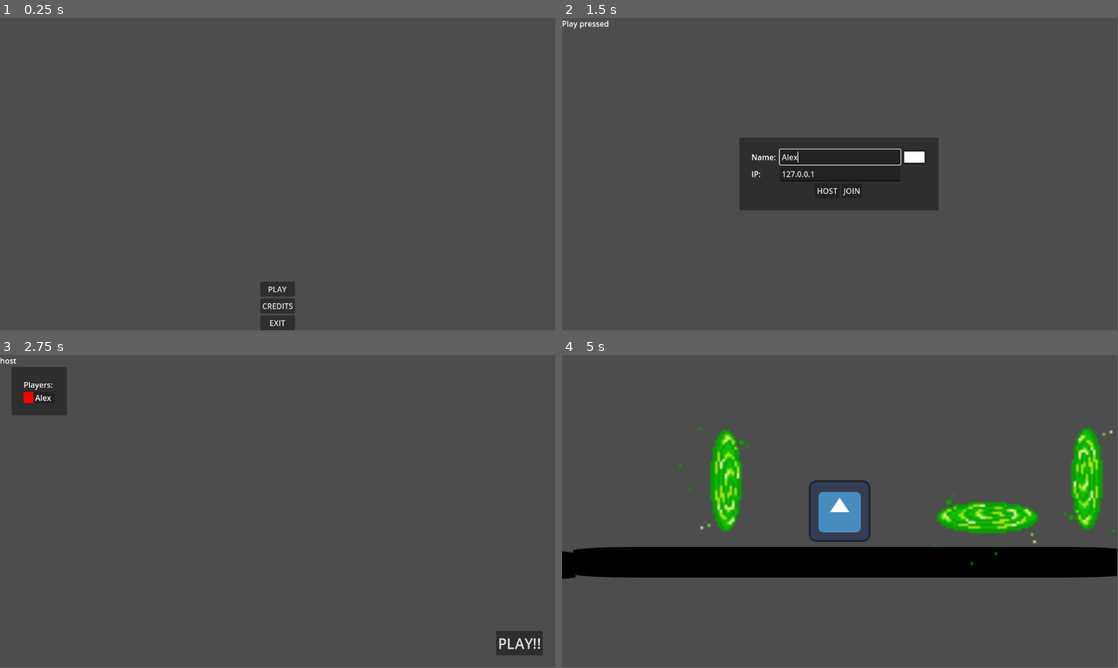
Above: before the commit, frames 1-4 (two rows, left to right).
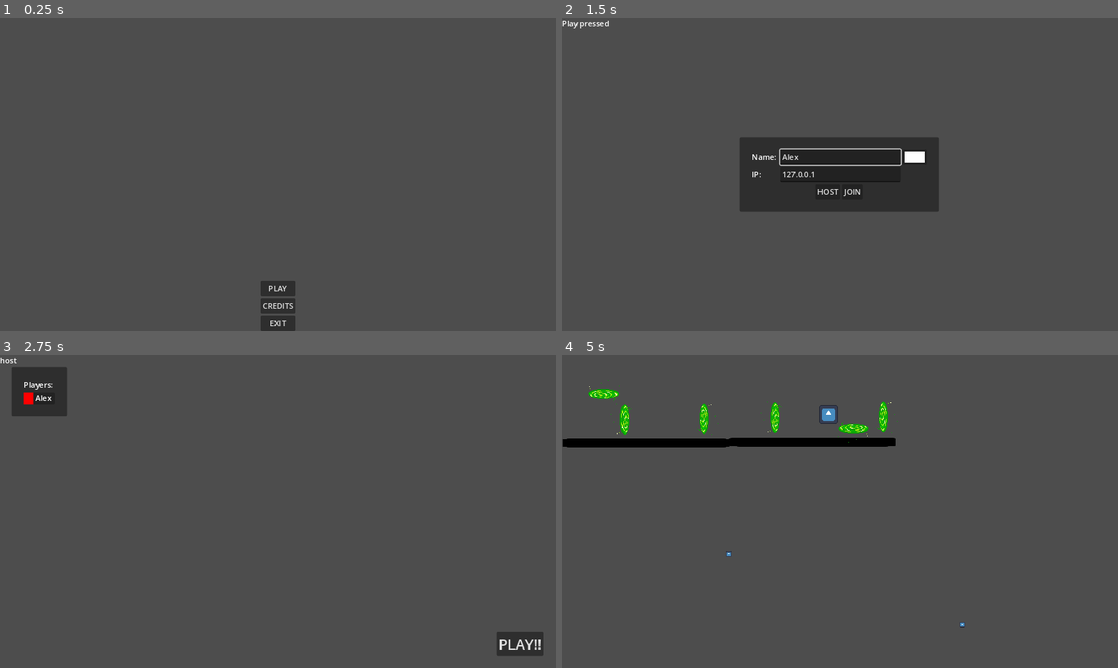
Above: after the commit, the same moments.

Repository: letoro99/CC5409-Taller-Multi
Game: Godot game, scene res://scenes/mainScreen.tscn
Same seed, same stepped clock (60 frames per second), same inputs: the game is played once before the commit and once after it. The engine's default icon, where the game draws it, is replaced by a stand-in: a white triangle on a blue panel in a dark square.
Inputs (mouse positions are in pixels of both pictures, inside the frame that each line leads up to):
- Up to frame 1 (0.25 s): no input
- Up to frame 2 (1.5 s): click "PLAY" at 0.5 s; click (840, 155) at 1.27 s; type "Alex" at 1.35 s
- Up to frame 3 (2.75 s): click "HOST" at 2 s
- Up to frame 4 (5 s): click "PLAY!!" at 2.75 s; move the mouse to (962, 495) at 3.52 s; hold D (move_right) from 3.53 s (still down); click (962, 495) at 3.6 s; tap W (jump) at 3.77, 4.52 s; move the mouse to (728, 527) at 4.27 s; click (728, 527) at 4.35 s
The window is 799x449 before the commit and 800x450 after it. Grey fills any space a smaller window leaves; there, only what the larger window draws over its background counts as a difference.

The runs differ from the first frame. In frame 1, 0.2% of the frame differs, in the area x 47-54%, y 84-100%; in frame 2, 0.7%; in frame 3, 0.3%; in frame 4, 18%, in the area x 0-100%, y 8-88%.
Error before the commit: Cannot call method 'get_unique_id' on a null value. (res://scenes/menus/lobbyScreen.gd:105)
Error after the commit: Cannot call method 'get_unique_id' on a null value. (res://scenes/menus/lobbyScreen.gd:111)

Commit message:
add Elias's multiplayer code

Diff:
--- a/project.godot
+++ b/project.godot
@@ -18,6 +18,11 @@
 [autoload]
 
 Debug="*res://scripts/Debug.gd"
+Game="*res://scripts/Game.gd"
+
+[display]
+
+window/stretch/mode="canvas_items"
 
 [input]
 
@@ -41,3 +46,7 @@
 "events": [Object(InputEventMouseButton,"resource_local_to_scene":false,"resource_name":"","device":-1,"window_id":0,"a …(241 unchanged characters)…
 ]
 }
+
+[rendering]
+
+textures/canvas_textures/default_texture_filter=0
--- a/scenes/game/characters/character.gd
+++ b/scenes/game/characters/character.gd
@@ -1,3 +1,4 @@
+class_name Character
 extends CharacterBody2D
 
 # Constants
@@ -13,6 +14,11 @@
 # Character Variable
 var directionMove : Vector2
 var angleVelocity : float = 0.0
+var initialPosition : Vector2
+
+func _ready():
+	Debug.print(name)
+	set_multiplayer_authority(name.to_int())
 
 func _handle_movement_input() -> void:
 	directionMove = Vector2.ZERO
@@ -31,7 +37,8 @@
 		get_tree().root.get_node("main").add_child(element)
 
 func _handle_inputs() -> void:
-	_handle_movement_input()
+	if is_multiplayer_authority():
+		_handle_movement_input()
 
 func transportate(in_portal: Portal, out_portal: Portal):
 	global_position = out_portal.global_position
@@ -40,28 +47,36 @@
 		velocity = out_portal.normal_portal * magnitude
 
 func _physics_process(delta):
-	_handle_inputs()
+	if is_multiplayer_authority():
+		print(self.global_position)
+		_handle_inputs()
 
-	# Add the gravity.
-	if not is_on_floor():
-		velocity.y += gravity * delta
+		# Add the gravity.
+		if not is_on_floor():
 
-	# Handle Jump.
-	if is_on_floor() and directionMove.y != 0:
-		velocity.y = JUMP_VELOCITY
+			velocity.y += gravity * delta
 
-	# Using only the horizontal velocity, sample towards the input.
-	var hvel = velocity
-	var target = directionMove * SPEED
-	var acceleration
-	hvel.y = 0
-	if directionMove.dot(hvel) > 0:
-		acceleration = ACCELERATION
-	else:
-		acceleration = DECELERATION
+		# Handle Jump.
+		if is_on_floor() and directionMove.y != 0:
+			velocity.y = JUMP_VELOCITY
 
-	hvel = hvel.lerp(target, acceleration * delta)
-	velocity.x = hvel.x
-	set_velocity(velocity)
+		# Using only the horizontal velocity, sample towards the input.
+		var hvel = velocity
+		var target = directionMove * SPEED
+		var acceleration
+		hvel.y = 0
+		if directionMove.dot(hvel) > 0:
+			acceleration = ACCELERATION
+		else:
+			acceleration = DECELERATION
+		hvel = hvel.lerp(target, acceleration * delta)
+		velocity.x = hvel.x
+		set_velocity(velocity)
 
-	move_and_slide()
+		move_and_slide()
+
+		rpc("send_position",  self.global_position)
+
+@rpc("unreliable_ordered")
+func send_position(vector: Vector2) -> void:
+	global_position = vector
--- a/scenes/game/characters/character.tscn
+++ b/scenes/game/characters/character.tscn
@@ -15,5 +15,3 @@
 
 [node name="CollisionShape2D" type="CollisionShape2D" parent="."]
 shape = SubResource("CapsuleShape2D_phuia")
-
-[node name="Camera2D" type="Camera2D" parent="."]
--- /dev/null
+++ b/scenes/game/main.gd
@@ -0,0 +1,17 @@
+extends Node2D
+
+@export var _player_scene : PackedScene
+@onready var _players = $Players
+@onready var _spawners = $Spawner
+
+# Called when the node enters the scene tree for the first time.
+func _ready():
+	if is_multiplayer_authority():
+		Game._players.sort()
+		for i in Game._players.size():
+			var id = Game._players[i]
+			var player : Character = _player_scene.instantiate()
+			player.name = str(id)
+			var spawner = _spawners.get_child(i)
+			player.global_position = spawner.global_position
+			_players.add_child(player)
--- a/scenes/game/main.tscn
+++ b/scenes/game/main.tscn
@@ -1,6 +1,7 @@
-[gd_scene load_steps=5 format=3 uid="uid://db2u68ln3gbvr"]
+[gd_scene load_steps=6 format=3 uid="uid://db2u68ln3gbvr"]
 
 [ext_resource type="Texture2D" uid="uid://28o033rodqwi" path="res://icon.svg" id="1_rb0hy"]
+[ext_resource type="Script" path="res://scenes/game/main.gd" id="1_v2exs"]
 [ext_resource type="PackedScene" uid="uid://cgmsb2w2b8xoq" path="res://scenes/game/characters/character.tscn" id="2_x0e3i"]
 [ext_resource type="PackedScene" uid="uid://v607igbkkayu" path="res://scenes/game/portals/portal.tscn" id="3_va0dv"]
 
@@ -8,6 +9,8 @@
 size = Vector2(1159, 74)
 
 [node name="main" type="Node2D"]
+script = ExtResource("1_v2exs")
+_player_scene = ExtResource("2_x0e3i")
 
 [node name="StaticBody2D4" type="StaticBody2D" parent="."]
 position = Vector2(1723, 604)
@@ -33,44 +36,61 @@
 scale = Vector2(9, 0.5)
 texture = ExtResource("1_rb0hy")
 
-[node name="character" parent="." instance=ExtResource("2_x0e3i")]
-position = Vector2(576, 413)
+[node name="Players" type="Node2D" parent="."]
 
-[node name="portal" parent="." node_paths=PackedStringArray("another_portal") instance=ExtResource("3_va0dv")]
+[node name="Spawner" type="Node2D" parent="."]
+
+[node name="1stSpawner" type="Marker2D" parent="Spawner"]
+position = Vector2(710, 403)
+
+[node name="2ndSpawner" type="Marker2D" parent="Spawner"]
+position = Vector2(1681, 390)
+
+[node name="MultiplayerSpawner" type="MultiplayerSpawner" parent="."]
+_spawnable_scenes = PackedStringArray("res://scenes/game/characters/character.tscn")
+spawn_path = NodePath("../Players")
+
+[node name="Portals" type="Node" parent="."]
+
+[node name="portal" parent="Portals" node_paths=PackedStringArray("another_portal") instance=ExtResource("3_va0dv")]
 position = Vector2(428, 448)
 another_portal = NodePath("../portal2")
 metadata/_edit_group_ = true
 
-[node name="portal2" parent="." node_paths=PackedStringArray("another_portal") instance=ExtResource("3_va0dv")]
+[node name="portal2" parent="Portals" node_paths=PackedStringArray("another_portal") instance=ExtResource("3_va0dv")]
 position = Vector2(280, 274)
 rotation = 1.5708
 another_portal = NodePath("../portal")
 normal_portal = Vector2(0, 1)
 metadata/_edit_group_ = true
 
-[node name="portal3" parent="." node_paths=PackedStringArray("another_portal") instance=ExtResource("3_va0dv")]
+[node name="portal3" parent="Portals" node_paths=PackedStringArray("another_portal") instance=ExtResource("3_va0dv")]
 position = Vector2(2211, 431)
 rotation = 3.14159
 another_portal = NodePath("../portal4")
 normal_portal = Vector2(-1, 0)
 metadata/_edit_group_ = true
 
-[node name="portal4" parent="." node_paths=PackedStringArray("another_portal") instance=ExtResource("3_va0dv")]
+[node name="portal4" parent="Portals" node_paths=PackedStringArray("another_portal") instance=ExtResource("3_va0dv")]
 position = Vector2(2007, 509)
 rotation = -1.5708
 another_portal = NodePath("../portal3")
 normal_portal = Vector2(0, -1)
 metadata/_edit_group_ = true
 
-[node name="portal5" parent="." node_paths=PackedStringArray("another_portal") instance=ExtResource("3_va0dv")]
+[node name="portal5" parent="Portals" node_paths=PackedStringArray("another_portal") instance=ExtResource("3_va0dv")]
 position = Vector2(972, 443)
 rotation = 3.14159
 another_portal = NodePath("../portal6")
 normal_portal = Vector2(-1, 0)
 metadata/_edit_group_ = true
 
-[node name="portal6" parent="." node_paths=PackedStringArray("another_portal") instance=ExtResource("3_va0dv")]
+[node name="portal6" parent="Portals" node_paths=PackedStringArray("another_portal") instance=ExtResource("3_va0dv")]
 position = Vector2(1467, 435)
 rotation = -1.45435e-05
 another_portal = NodePath("../portal5")
 metadata/_edit_group_ = true
+
+[node name="Camera2D" type="Camera2D" parent="."]
+position = Vector2(1913, 1083)
+zoom = Vector2(0.3, 0.3)
--- a/scenes/menus/lobbyScreen.gd
+++ b/scenes/menus/lobbyScreen.gd
@@ -1,8 +1,8 @@
 extends MarginContainer
 
 
-const MAX_PLAYERS = 2
-const PORT = 5409
+const MAX_PLAYERS = 4
+const PORT = 5000
 
 @onready var user = $Start/MarginContainer/Start/GridContainer/User
 @onready var color_name = $Start/MarginContainer/Start/GridContainer/ColorName
@@ -34,11 +34,16 @@
 
 	play.pressed.connect(_on_play_pressed)
 
+	Game.upnp_completed.connect(_on_upnp_completed)
+
+func _on_upnp_completed(status) -> void:
+	print(status)
 
 func _on_host_pressed() -> void:
 	Debug.print("host")
 	var peer = ENetMultiplayerPeer.new()
-	peer.create_server(PORT, MAX_PLAYERS)
+	var err = peer.create_server(PORT, MAX_PLAYERS)
+	print(err)
 	multiplayer.multiplayer_peer = peer
 	start.hide()
 	_add_player(user.text, color_name.get_picker().color, multiplayer.get_unique_id())
@@ -48,7 +53,8 @@
 func _on_join_pressed() -> void:
 	Debug.print("join")
 	var peer = ENetMultiplayerPeer.new()
-	peer.create_client(ip.text, PORT)
+	var err = peer.create_client(ip.text, PORT)
+	print(err)
 	multiplayer.multiplayer_peer = peer
 	start.hide()
 	_add_player(user.text, color_name.get_picker().color, multiplayer.get_unique_id())
@@ -74,7 +80,7 @@
 func _on_server_disconnected() -> void:
 	print("server_disconnected")
 
-func _add_player(name: String, color: Color, id: int):
+func _add_player(nameString: String, color: Color, id: int):
 	var container = HBoxContainer.new()
 	var label = Label.new()
 	var colorRect = ColorRect.new()
@@ -83,17 +89,17 @@
 	colorRect.custom_minimum_size  = Vector2(20, 0)
 	container.name = str(id)
 	label.modulate = color
-	label.text = name
+	label.text = nameString
 	container.add_child(colorRect)
 	container.add_child(label)
 	players_list.add_child(container)
+	Game._players.append(id)
 
 @rpc("any_peer", "reliable")
 func send_info(info: Dictionary) -> void:
-	var name = info.name
 	var color_name = info.color_name
 	var id = multiplayer.get_remote_sender_id()
-	_add_player(name, color_name, id)
+	_add_player(info.name, color_name, id)
 
 func _paint_ready(id: int) -> void:
 	for child in players_list.get_children():
--- /dev/null
+++ b/scripts/Game.gd
@@ -0,0 +1,31 @@
+extends Node
+
+var _players : Array = []
+var _thread = null
+
+signal upnp_completed(error)
+
+const PORT = 5000
+
+func _upnp_setup(server_port):
+	# UPNP queries take some time.
+	var upnp = UPNP.new()
+	var err = upnp.discover()
+
+	if err != OK:
+		push_error(str(err))
+		emit_signal("upnp_completed", err)
+		return
+
+	if upnp.get_gateway() and upnp.get_gateway().is_valid_gateway():
+		upnp.add_port_mapping(server_port, server_port, ProjectSettings.get_setting("application/config/name"), "UDP")
+		upnp.add_port_mapping(server_port, server_port, ProjectSettings.get_setting("application/config/name"), "TCP")
+		emit_signal("upnp_completed", OK)
+
+func _ready():
+	_thread = Thread.new()
+	_thread.start(_upnp_setup.bind(PORT))
+
+func _exit_tree():
+	# Wait for thread finish here to handle game exit while the thread is running.
+	_thread.wait_to_finish()
